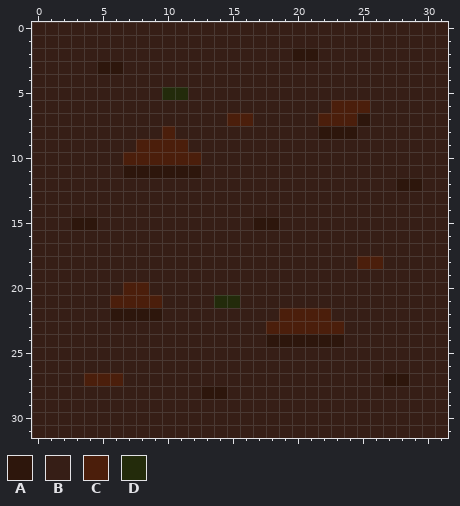
Pixel-art sprite: Assets/Resources/images/tiles/sewers_earth_1.png. That is the earlier state.
The file is 32x32 pixels. Colours within 5 levels of each other are drawn and written as one.
Palette (. is transparent): A #2d160c  B #361e16  C #4b1e0b  D #232b0b
The result:
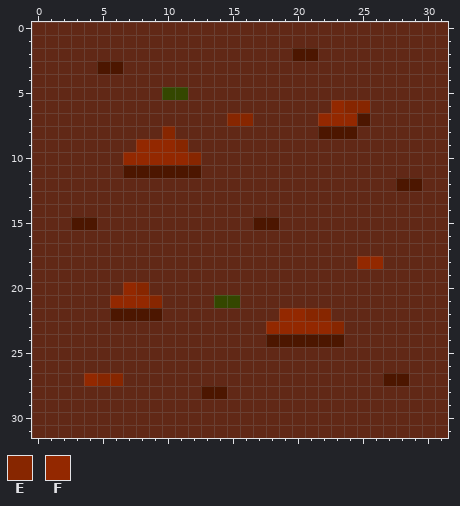
Colours new in this view: E #872600  F #932800
Author's note on the commit: better sewer creation algorithm, brighter sewer images
Difference:
colour A: #2d160c -> #4c1600
colour B: #361e16 -> #612816
colour D: #232b0b -> #344700
Changed rows in their new state; - is a pixel that keeps its letter.
first column x 7:
 6 ----------------FEE
 7 --------EE-----FFF-
 8 ---E---------------
 9 -FFFE--------------
10 FFFFFE-------------
first column x 6:
18 -------------------FF
20 -FE------------------
21 FFFE-----------------
22 -------------FFEE----
23 ------------FFFFFE---
first column x 4:
27 FEE
Boxes around the changes in both pictures, in picture pixels (x1, y1, x2, y2):
changed: (32, 22, 448, 438)
